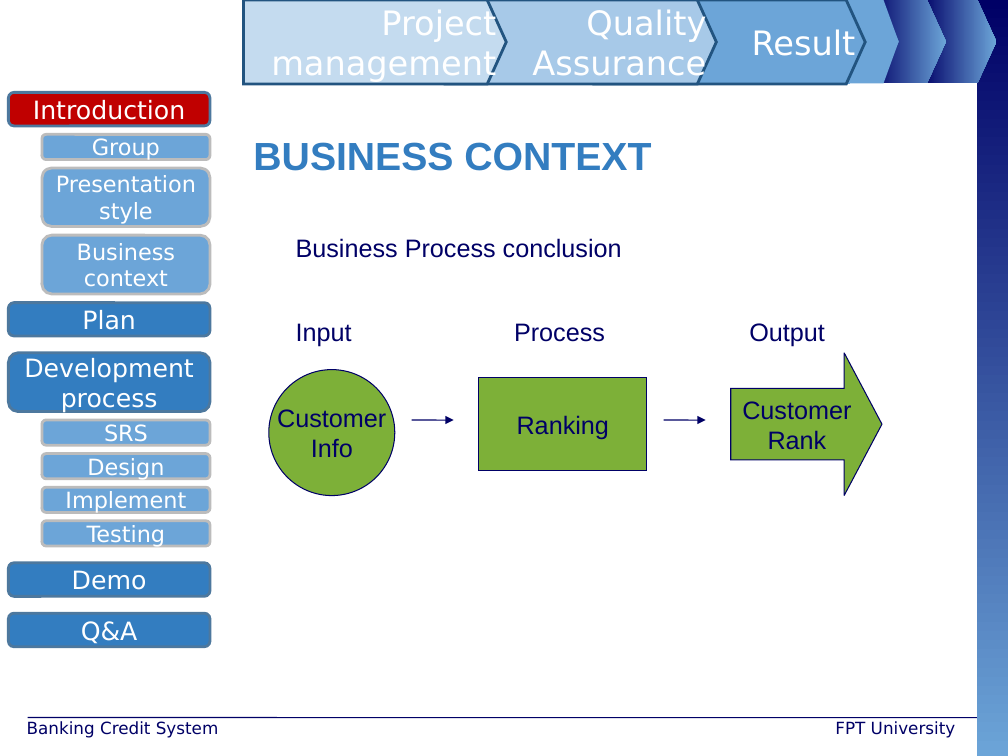
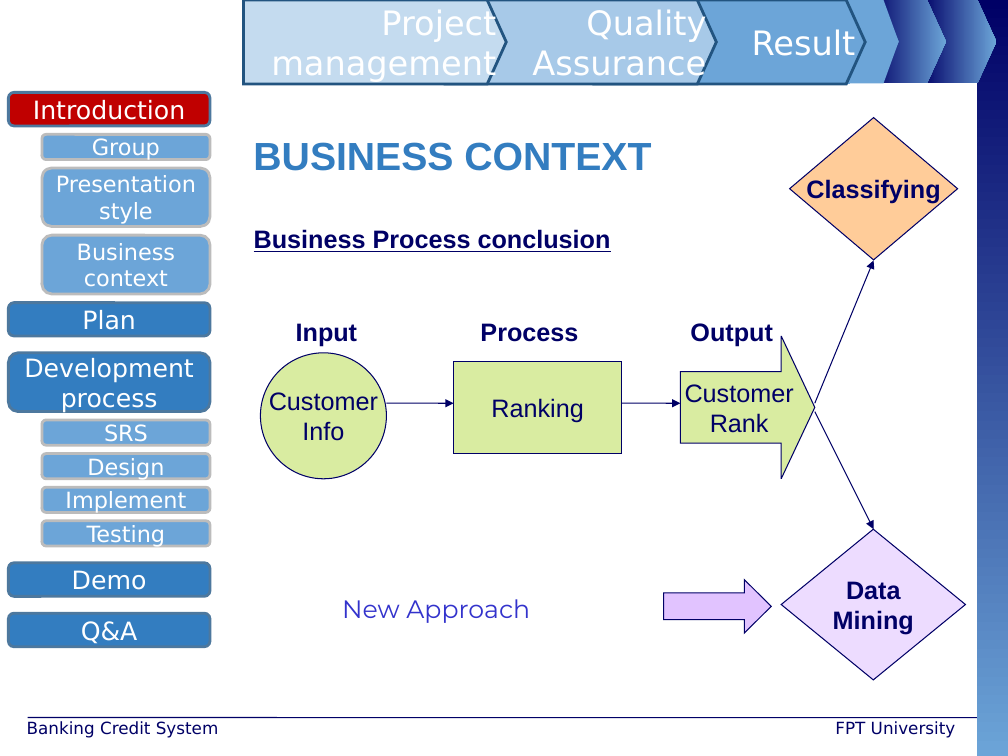
Before and after one commit to maily89/fbdm, a slide deck: slide 6 of Deliverables/LongNT.ppt (slide 8 before the commit). Drawn at 1008x756 pixels with LibreOffice and Linux fonts; fonts in the diff are those of the drawing; background and template pictures are left out. Boxes give left, top, right and bottom in pixels: in the first picture for what was removed or moved away, otherwise in the second. Text is boxed around its words. In the diff, an @@ line names an element or a change of style, - is before the commit and + after.

```diff
--- a/Deliverables/LongNT.ppt
+++ b/Deliverables/LongNT.ppt
@@ diamond added at (x1=789, y1=118, x2=958, y2=260), fill #FFCC99, outline #000066 0.74 pt, 18 pt, text #000066, bold @@
+Classifying
@@ text "Business Process conclusion" moved from (x1=296, y1=238, x2=622, y2=258) to (x1=254, y1=229, x2=611, y2=252) @@
@@ text "Business Process conclusion" at (x1=254, y1=229, x2=611, y2=252): bold on, underline on @@
@@ arrow added from (814, 403) to (874, 260), #000066 0.74 pt @@
@@ text "Process" moved from (x1=514, y1=323, x2=605, y2=342) to (x1=480, y1=323, x2=578, y2=342) @@
@@ bold on in 3 elements at (x1=296, y1=323, x2=357, y2=346), (x1=480, y1=323, x2=578, y2=342), (x1=690, y1=323, x2=772, y2=346) @@
@@ text "Output" moved from (x1=749, y1=323, x2=825, y2=346) to (x1=690, y1=323, x2=772, y2=346) @@
@@ ellipse "Customer" moved from (x1=269, y1=370, x2=395, y2=496) to (x1=260, y1=353, x2=386, y2=479) @@
@@ ellipse "Customer" at (x1=260, y1=353, x2=386, y2=479): fill #7DB038 to #99CC00 at 37% opacity @@
@@ right arrow "Customer" resized from (x1=731, y1=353, x2=882, y2=496) to (x1=680, y1=336, x2=814, y2=479) @@
@@ right arrow "Customer" at (x1=680, y1=336, x2=814, y2=479): fill #7DB038 to #99CC00 at 37% opacity; proportions changed @@
@@ rectangle "Ranking" at (x1=454, y1=361, x2=622, y2=454): fill #7DB038 to #99CC00 at 37% opacity @@
@@ rectangle "Ranking" moved from (x1=479, y1=378, x2=647, y2=471) to (x1=454, y1=361, x2=622, y2=454) @@
@@ arrow moved from (411, 420) - (454, 420) to (386, 403) - (454, 403) @@
@@ arrow moved from (663, 420) - (706, 420) to (622, 403) - (680, 403) @@
@@ arrow added from (814, 411) to (874, 529), #000066 0.74 pt @@
@@ diamond added at (x1=781, y1=529, x2=966, y2=679), fill #CC99FF at 34% opacity, outline #000066 0.74 pt, 18 pt, text #000066, bold @@
+Data
+Mining
@@ text added at (x1=342, y1=599, x2=530, y2=623), 18 pt, text #B2B2B2 at 50% opacity @@
+New Approach
@@ right arrow added at (x1=663, y1=580, x2=771, y2=633), fill #CC99FF at 58% opacity, outline #000066 0.74 pt @@
```
Also in this commit, not shown: 1 other slide changed, 26 slides removed.
